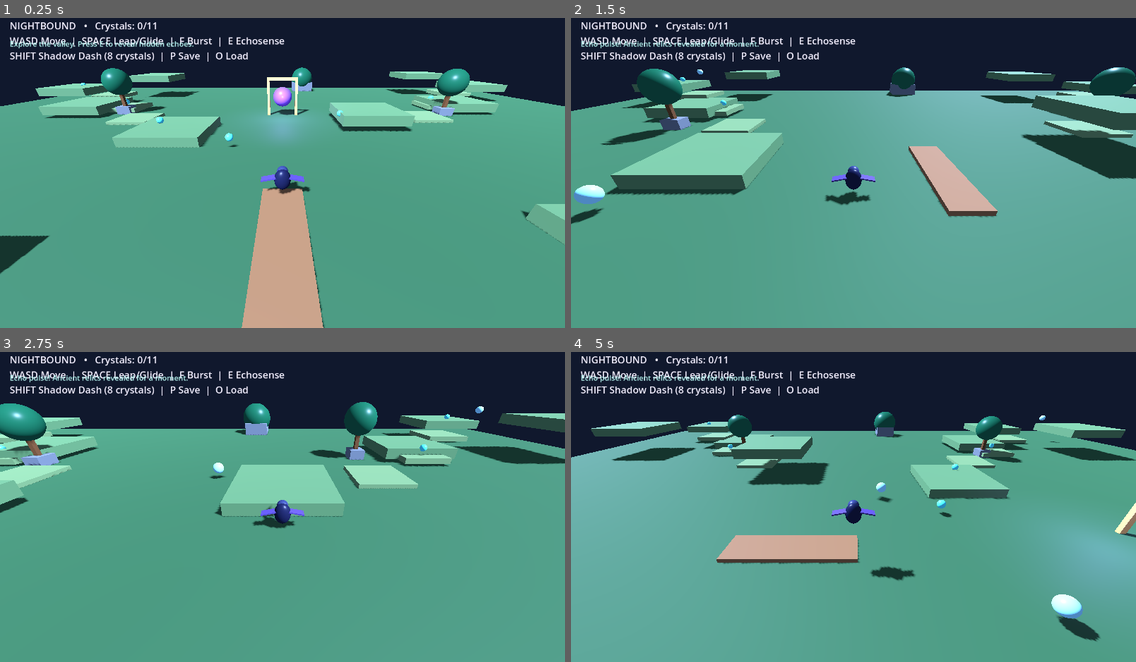
Above: before the commit, frames 1-4 (two rows, left to right).
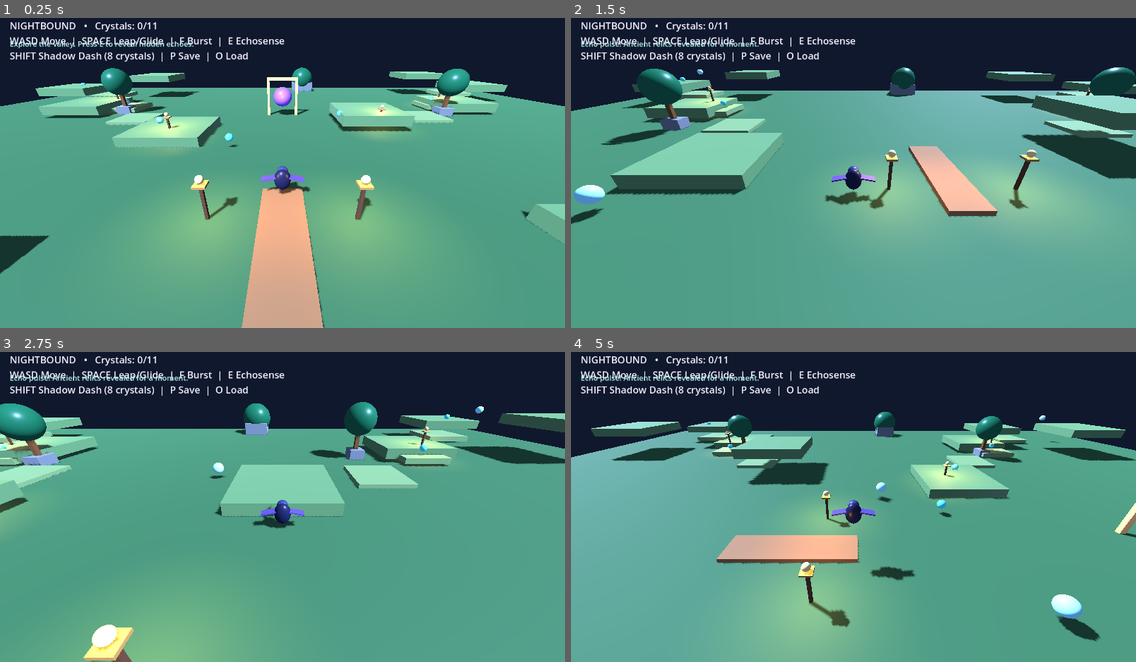
Above: after the commit, the same moments.

Repository: Dynamon91/nightbound
Game: Godot game, scene res://scenes/main.tscn
The game is run twice, just before and just after one commit, with the same random seed, the same clock (stepped at 60 frames per second) and the same inputs.
Inputs:
- Up to frame 1 (0.25 s): no input
- Up to frame 2 (1.5 s): tap E (echosense) at 0.5, 1.35 s; hold D (move_right) 0.53-1.28 s; hold F (burst) 0.53-1.28 s; tap Space (jump) at 0.77 s; hold S (move_back) from 1.28 s (still down)
- Up to frame 3 (2.75 s): tap Space (jump) at 1.52 s; release S (move_back) at 2.03 s; hold D (move_right) from 2.03 s (still down); hold Shift (shadow_dash) from 2.03 s (still down)
- Up to frame 4 (5 s): release D (move_right) at 2.78 s; release Shift (shadow_dash) at 2.78 s; hold W (move_forward) 2.78-3.53 s; tap F (burst) at 2.85 s; tap Space (jump) at 3.02, 3.77, 4.52 s; hold A (move_left) from 3.53 s (still down); tap E (echosense) at 3.6 s; tap Shift (shadow_dash) at 4.35 s

The runs differ from the first frame. In frame 1, 12% of the frame differs, in the area x 15-83%, y 24-83%; in frame 2, 6.3%; in frame 3, 4.8%; in frame 4, 11%.

Commit message:
feat: add warm lanterns along exploration routes

Diff:
--- a/scripts/main.gd
+++ b/scripts/main.gd
@@ -34,6 +34,18 @@
 	item.material_override = material(color)
 	parent.add_child(item)
 	return item
+
+func add_lantern(pos: Vector3) -> void:
+	# Warm route lights make landmarks readable against the cool moonlight.
+	add_solid_box(pos + Vector3(0, 1.1, 0), Vector3(0.18, 2.2, 0.18), Color("#65452e"))
+	add_box(self, pos + Vector3(0, 2.15, 0), Vector3(0.65, 0.12, 0.65), Color("#b88445"))
+	add_sphere(self, pos + Vector3(0, 2.45, 0), 0.22, Color("#ffd58a"))
+	var glow := OmniLight3D.new()
+	glow.position = pos + Vector3(0, 2.5, 0)
+	glow.light_color = Color("#ffb85c")
+	glow.light_energy = 1.25
+	glow.omni_range = 7.0
+	add_child(glow)
 
 func add_solid_box(pos: Vector3, size: Vector3, color: Color) -> void:
 	var body := StaticBody3D.new()
@@ -110,6 +122,9 @@
 		add_box(self, p, Vector3(2, 1.2, 1.7), Color("#777d7b"))
 		add_box(self, p + Vector3(0, 2, 0), Vector3(0.45, 3, 0.45), Color("#76502e"))
 		add_sphere(self, p + Vector3(0, 4, 0), 1.8, Color("#286b48"))
+	# Warm lanterns trace the bridge and the four outer exploration routes.
+	for p in [Vector3(-4, 0, 5), Vector3(4, 0, 5), Vector3(-12, 0, -8), Vector3(-27, 1.0, -22), Vector3(12, 0, -12), Vector3(27, 1.0, -24), Vector3(-27, 1.0, 25), Vector3(27, 1.0, 26)]:
+		add_lantern(p)
 	# Realm portal
 	add_box(self, Vector3(-2, 2.5, -18), Vector3(0.35, 5, 0.5), Color("#e4b85e"))
 	add_box(self, Vector3(2, 2.5, -18), Vector3(0.35, 5, 0.5), Color("#e4b85e"))
